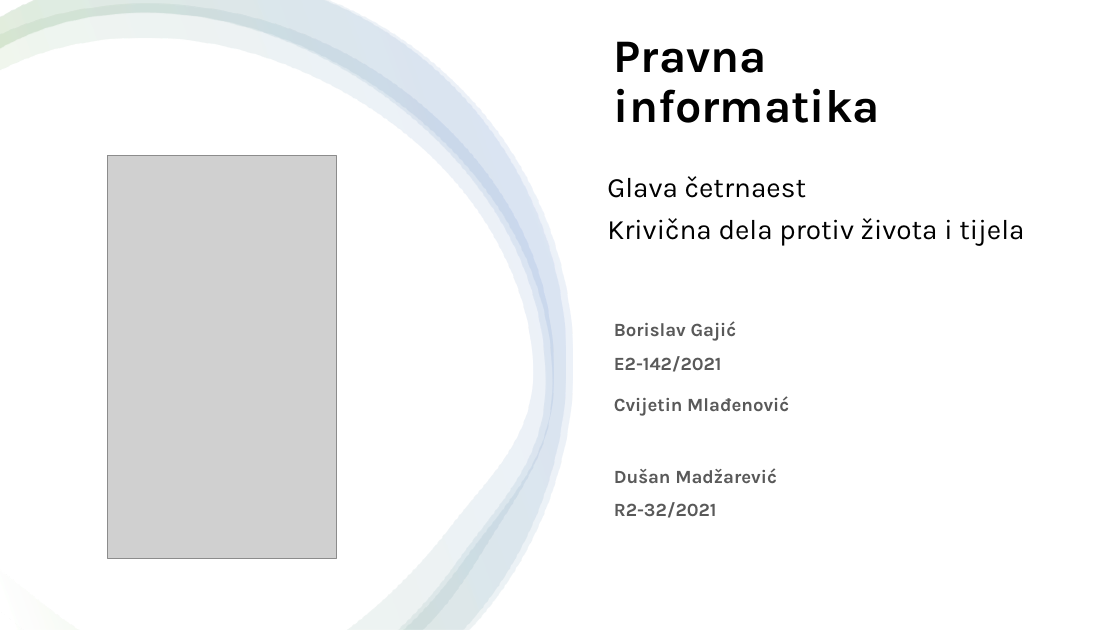
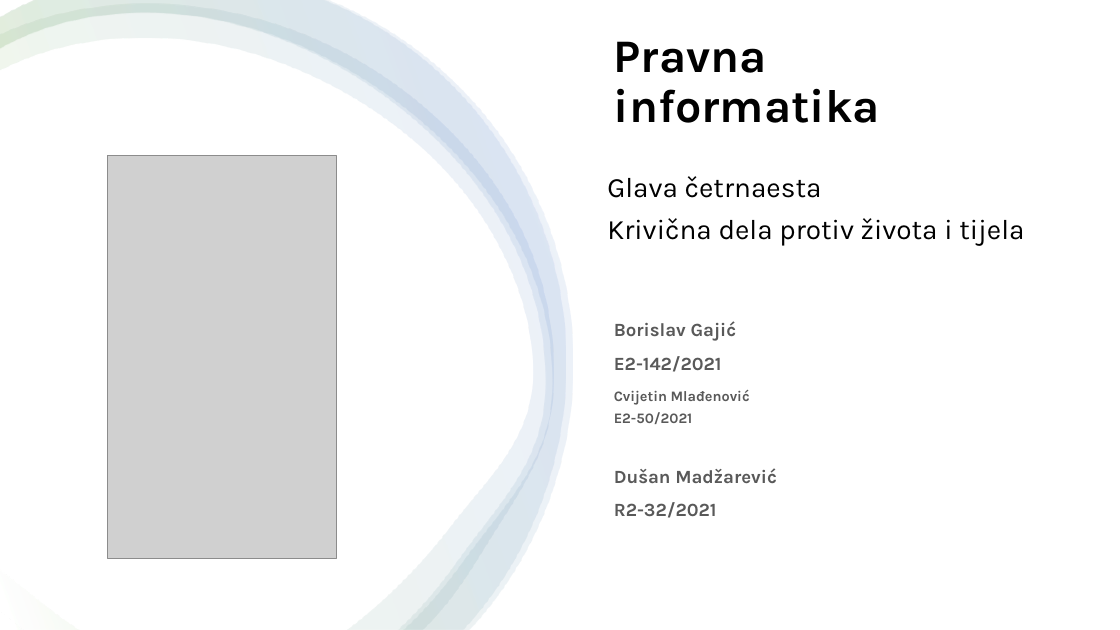
Before and after one commit to BorislavGajic/Pravna_informatika, a slide deck: slide 1 of prezentacija.pptx. Drawn at 1120x630 pixels with LibreOffice and Linux fonts; fonts in the diff are those of the drawing; grey boxes stand for pictures. Boxes give left, top, right and bottom in pixels: in the first picture for what was removed or moved away, otherwise in the second. Text is boxed around its words. In the diff, an @@ line names an element or a change of style, - is before the commit and + after.

```diff
--- a/prezentacija.pptx
+++ b/prezentacija.pptx
@@ text at bbox=[607, 176, 822, 198]: text changed @@
-Glava četrnaest
+Glava četrnaesta
@@ text at bbox=[614, 412, 693, 424]: paragraph added @@
+E2-50/2021
@@ text at bbox=[614, 390, 750, 405]: size 16 to 12.4 pt in "Cvijetin Mlađenović"; line spacing 1.5 to 1.3 @@
```
Also in this commit, not shown: 1 other slide changed, 1 slide added, 3 other files.
